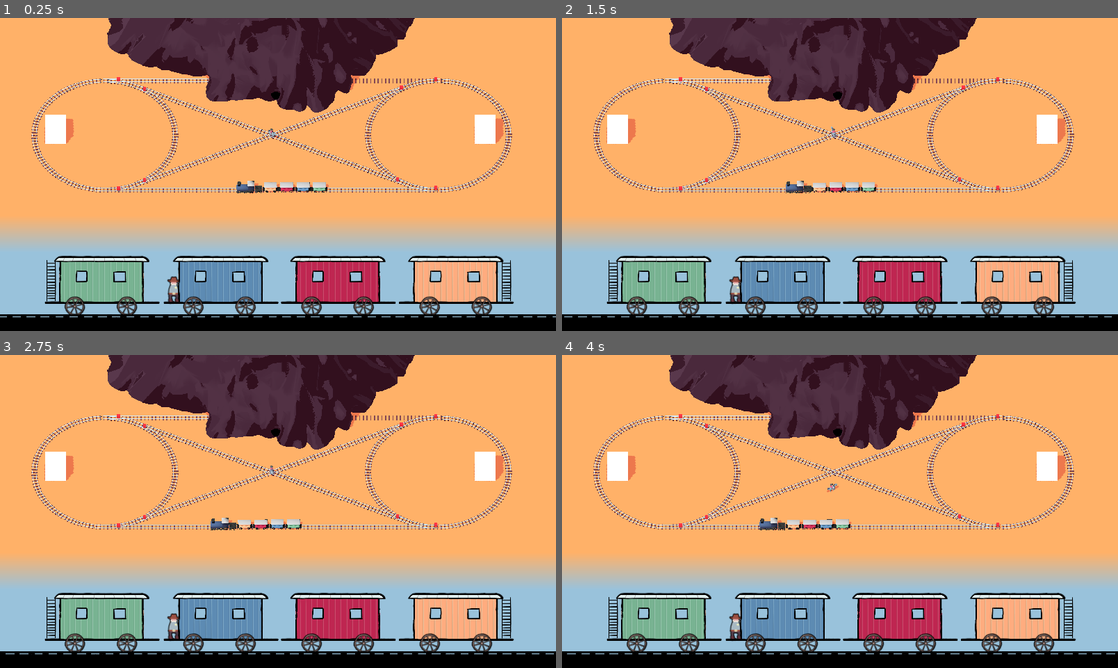
Above: before the commit, frames 1-4 (two rows, left to right).
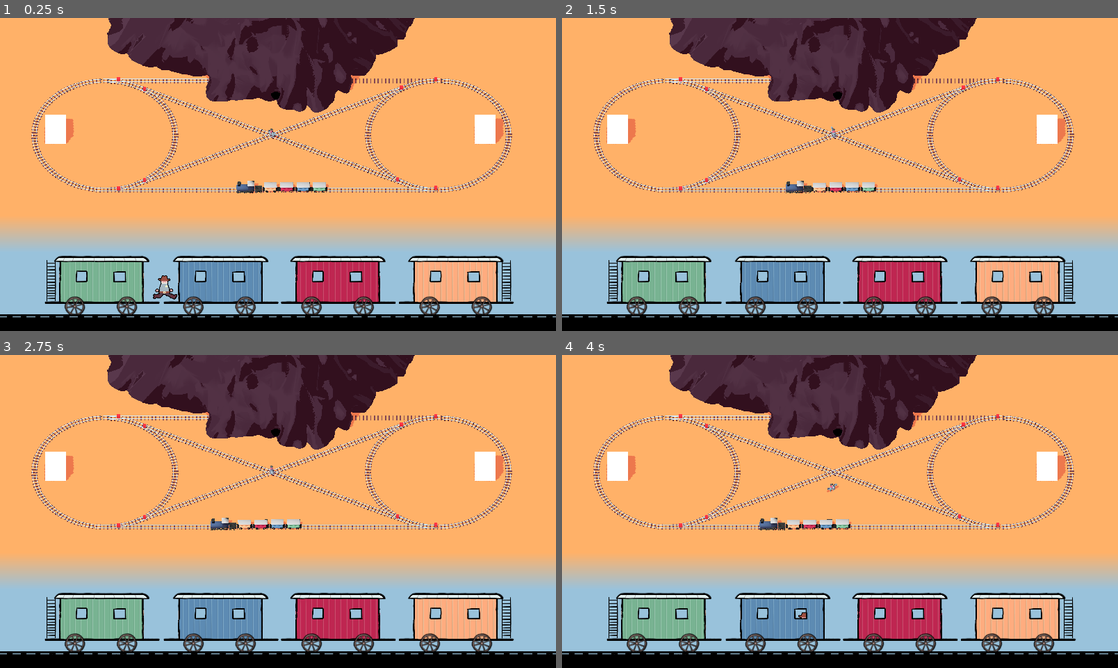
Above: after the commit, the same moments.

Repository: Miltage/train-heist
Game: Godot game, scene res://scenes/main.tscn
Same seed, same stepped clock (60 frames per second), same inputs: the game is played once before the commit and once after it.
Inputs (mouse positions are in pixels of both pictures, inside the frame that each line leads up to):
- Up to frame 1 (0.25 s): no input
- Up to frame 2 (1.5 s): move the mouse to (962, 158) at 0.52 s; hold D (steer_right) 0.53-1.28 s; click (962, 158) at 0.6 s; tap Space (jump) at 0.77 s; move the mouse to (728, 190) at 1.27 s; hold S (move_backward) from 1.28 s (still down); click (728, 190) at 1.35 s
- Up to frame 3 (2.75 s): tap Space (jump) at 1.52 s; move the mouse to (333, 442) at 2.02 s; release S (move_backward) at 2.03 s; hold D (steer_right) from 2.03 s (still down); click (333, 442) at 2.1 s
- Up to frame 4 (4 s): move the mouse to (812, 574) at 2.77 s; release D (steer_right) at 2.78 s; hold W (move_forward) 2.78-3.53 s; click (812, 574) at 2.85 s; tap Space (jump) at 3.02, 3.77 s; move the mouse to (1006, 558) at 3.52 s; hold A (steer_left) from 3.53 s (still down); click (1006, 558) at 3.6 s

The runs differ from the first frame. In frame 1, 0.3% of the frame differs, in the area x 27-33%, y 82-92%; in frame 2, 0.4%; in frame 3, 0.5%; in frame 4, 0.5%, in the area x 0-100%, y 82-96%.

Commit message:
Sheriff patrols train

Diff:
--- /dev/null
+++ b/scenes/sheriff.tscn
@@ -0,0 +1,75 @@
+[gd_scene load_steps=12 format=3 uid="uid://on77mgblags8"]
+
+[ext_resource type="Texture2D" uid="uid://c8s8gfsxfd17j" path="res://krita/sheriff-sheet.png" id="1_2n8su"]
+[ext_resource type="Script" uid="uid://dr3widnl5fjwe" path="res://scripts/Sheriff.gd" id="2_1weo1"]
+[ext_resource type="Texture2D" uid="uid://bkey8m1ramgci" path="res://krita/empty_hands.png" id="2_a88wr"]
+
+[sub_resource type="AtlasTexture" id="AtlasTexture_a88wr"]
+atlas = ExtResource("1_2n8su")
+region = Rect2(0, 0, 180, 180)
+
+[sub_resource type="AtlasTexture" id="AtlasTexture_1weo1"]
+atlas = ExtResource("1_2n8su")
+region = Rect2(0, 0, 180, 180)
+
+[sub_resource type="AtlasTexture" id="AtlasTexture_fmos2"]
+atlas = ExtResource("1_2n8su")
+region = Rect2(180, 0, 180, 180)
+
+[sub_resource type="AtlasTexture" id="AtlasTexture_kv68a"]
+atlas = ExtResource("1_2n8su")
+region = Rect2(360, 0, 180, 180)
+
+[sub_resource type="AtlasTexture" id="AtlasTexture_tx77k"]
+atlas = ExtResource("1_2n8su")
+region = Rect2(0, 180, 180, 180)
+
+[sub_resource type="AtlasTexture" id="AtlasTexture_0p0t4"]
+atlas = ExtResource("1_2n8su")
+region = Rect2(180, 180, 180, 180)
+
+[sub_resource type="AtlasTexture" id="AtlasTexture_poflu"]
+atlas = ExtResource("1_2n8su")
+region = Rect2(360, 180, 180, 180)
+
+[sub_resource type="SpriteFrames" id="SpriteFrames_62eri"]
+animations = [{
+"frames": [{
+"duration": 1.0,
+"texture": SubResource("AtlasTexture_a88wr")
+}],
+"loop": true,
+"name": &"default",
+"speed": 5.0
+}, {
+"frames": [{
+"duration": 1.0,
+"texture": SubResource("AtlasTexture_1weo1")
+}, {
+"duration": 1.0,
+"texture": SubResource("AtlasTexture_fmos2")
+}, {
+"duration": 1.0,
+"texture": SubResource("AtlasTexture_kv68a")
+}, {
+"duration": 1.0,
+"texture": SubResource("AtlasTexture_tx77k")
+}, {
+"duration": 1.0,
+"texture": SubResource("AtlasTexture_0p0t4")
+}, {
+"duration": 1.0,
+"texture": SubResource("AtlasTexture_poflu")
+}],
+"loop": true,
+"name": &"running",
+"speed": 8.0
+}]
+
+[node name="Sheriff" type="AnimatedSprite2D"]
+sprite_frames = SubResource("SpriteFrames_62eri")
+frame_progress = 0.17606
+script = ExtResource("2_1weo1")
+
+[node name="Hands" type="Sprite2D" parent="."]
+texture = ExtResource("2_a88wr")
--- a/scenes/train_2d.tscn
+++ b/scenes/train_2d.tscn
@@ -2,11 +2,11 @@
 
 [ext_resource type="PackedScene" uid="uid://cl4ugtlkr2pph" path="res://scenes/carriage_2d.tscn" id="1_a8ued"]
 [ext_resource type="Script" uid="uid://bjmx3r3rihifq" path="res://scripts/Train2D.gd" id="1_qe48q"]
-[ext_resource type="Texture2D" uid="uid://dh4flpxjuanh6" path="res://krita/sheriff.png" id="3_823e8"]
 [ext_resource type="PackedScene" uid="uid://irdqu84riblt" path="res://scenes/bandit.tscn" id="3_jwsgh"]
 [ext_resource type="Texture2D" uid="uid://cjtxq5hhngj8g" path="res://krita/front4.png" id="4_kgevx"]
 [ext_resource type="PackedScene" uid="uid://bbfkc27lg5t4k" path="res://scenes/chest.tscn" id="4_ko07q"]
 [ext_resource type="Texture2D" uid="uid://0rvxjh72r8ye" path="res://krita/front2.png" id="6_ac5vk"]
+[ext_resource type="PackedScene" uid="uid://on77mgblags8" path="res://scenes/sheriff.tscn" id="6_qxubf"]
 [ext_resource type="PackedScene" uid="uid://dr47mpigdugv1" path="res://scenes/carriage_area.tscn" id="7_ac5vk"]
 [ext_resource type="Texture2D" uid="uid://cwyhyb5clg7uv" path="res://krita/front3.png" id="7_jwsgh"]
 [ext_resource type="Texture2D" uid="uid://cac3njo8rfe5f" path="res://krita/wheel.png" id="9_jwsgh"]
@@ -60,9 +60,8 @@
 [node name="Bandit" parent="." instance=ExtResource("3_jwsgh")]
 position = Vector2(290, 257.5)
 
-[node name="Sheriff" type="Sprite2D" parent="."]
-position = Vector2(810, 272.5)
-texture = ExtResource("3_823e8")
+[node name="Sheriff" parent="." instance=ExtResource("6_qxubf")]
+position = Vector2(732.501, 265)
 
 [node name="Front1" parent="." instance=ExtResource("7_ac5vk")]
 position = Vector2(2435, 217.5)
--- /dev/null
+++ b/scripts/Sheriff.gd
@@ -0,0 +1,52 @@
+class_name Sheriff
+extends AnimatedSprite2D
+
+const FIRST_POSITION:int = 50
+const SECOND_POSITION:int = 2800
+
+var speed:float = 120.0
+var velocity:float = 0
+var dir:float = 1
+var targetPos:float
+var stopped:bool = false
+
+var _timeElapsed:float
+
+func _ready() -> void:
+	targetPos = SECOND_POSITION
+
+func _process(delta: float) -> void:
+	var d:float = targetPos - position.x
+
+	if (abs(d) > speed * 0.5):
+		dir = 1.0 if (d > 0.0) else -1.0
+		velocity = lerp(velocity, speed * dir, 0.2)
+	else:
+		velocity = lerp(velocity, 0.0, 0.2)
+		if (!stopped): turn_around()
+
+	position.x += velocity * delta
+
+	if (abs(d) > 100): stopped = false
+
+	scale.x = dir
+
+	if (abs(velocity) > 5.0): play("running")
+	else: play("default")
+
+	_timeElapsed += delta
+
+	position.y = 270 - abs(sin(_timeElapsed * 10)) * abs(velocity) * 0.1
+	$Hands.position.y = sin(_timeElapsed * 15) * abs(velocity) * 0.035
+
+func turn_around() -> void:
+	stopped = true
+	await get_tree().create_timer(2.0).timeout
+
+	var d1:float = SECOND_POSITION - position.x
+	var d2:float = FIRST_POSITION - position.x
+
+	print(d1, " - ", d2)
+
+	if (abs(d1) > abs(d2)): targetPos = SECOND_POSITION
+	else: targetPos = FIRST_POSITION
--- a/scripts/Train2D.gd
+++ b/scripts/Train2D.gd
@@ -25,7 +25,7 @@
 	$Wheel8.rotation += delta * speed
 
 	_timeElapsed += delta * speed
-	if (_timeElapsed > 2.7): _timeElapsed = 0.0
+	if (_timeElapsed > 2.0): _timeElapsed = 0.0
 
 	$Track.position.x = -_timeElapsed * 80
 
Binary file added: krita/sheriff-sheet.png
Not shown, added: krita/sheriff-sheet.png.import
Not shown, added: scripts/Sheriff.gd.uid
Not shown, changed: blender/train.blend
Not shown, changed: blender/train.blend1
Not shown, added: krita/.sheriff.kra-autosave.kra
Not shown, added: krita/sheriff.kra
Not shown, added: krita/sheriff.kra~
